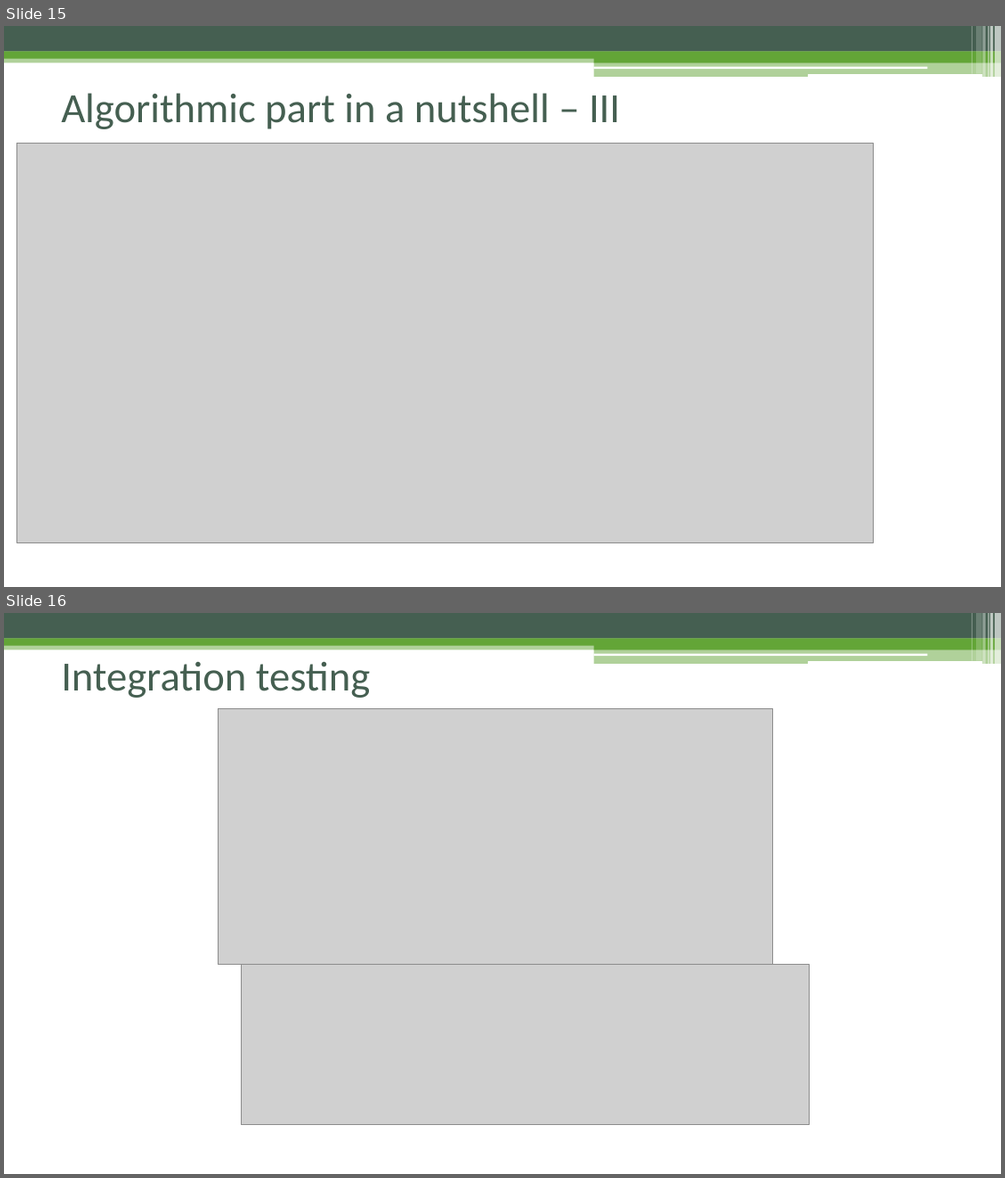
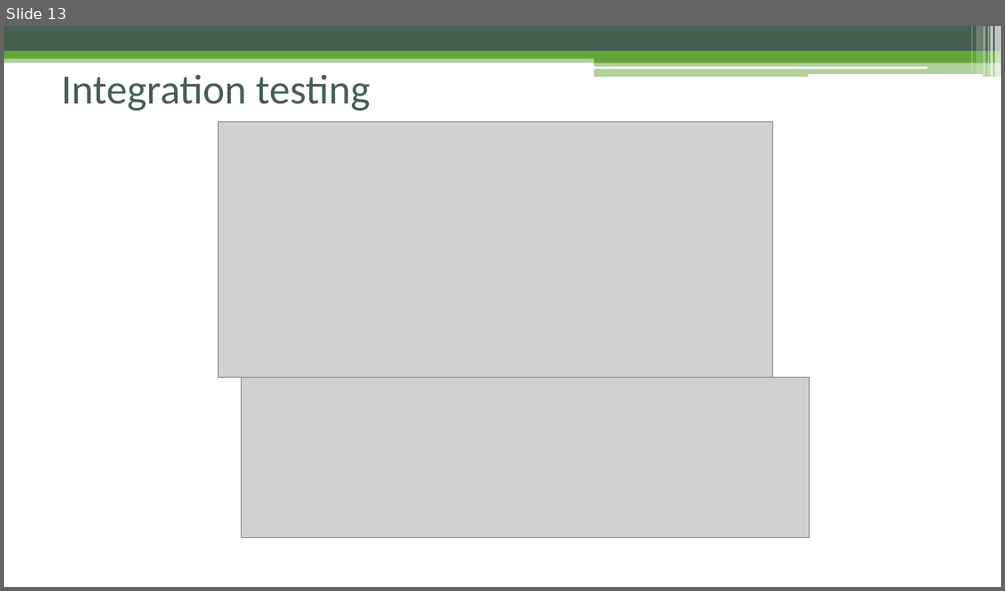
Before and after one commit to Trik17/TricaricoSantambrogioPaticchio, a slide deck: ProjectPresentation.pptx. Shown one above the other, each under a label of ours: slides 15 and 16 before the commit, slide 13 after it. The pictures are 1005x1178 and 1005x591 pixels, drawn with LibreOffice and Linux fonts; fonts in the diff are those of the drawing; grey boxes stand for pictures. Boxes give left, top, right and bottom in pixels: in the first picture for what was removed or moved away, otherwise in the second. Text is boxed around its words. In the diff, an @@ line names an element or a change of style, - is before the commit and + after.

```diff
--- a/ProjectPresentation.pptx
+++ b/ProjectPresentation.pptx
@@ slide 15 removed at [4,26,1001,587], background #FFFFFF; not listed: 13 template elements that a slide beside it also shows @@
@@ title removed at [61,93,620,129] @@
-Algorithmic part in a nutshell – III
@@ picture removed at [16,143,874,542] @@
@@ what was slide 16 is now slide 13 @@
```
Also in this commit, not shown: 3 other slides removed.
